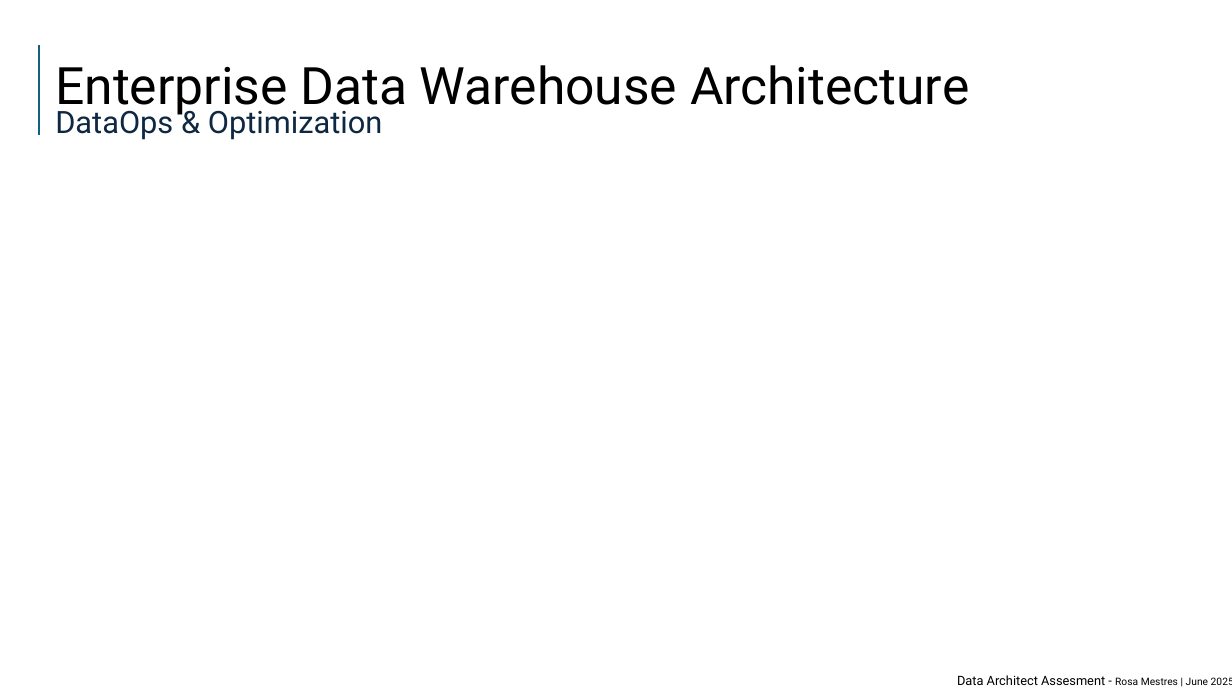
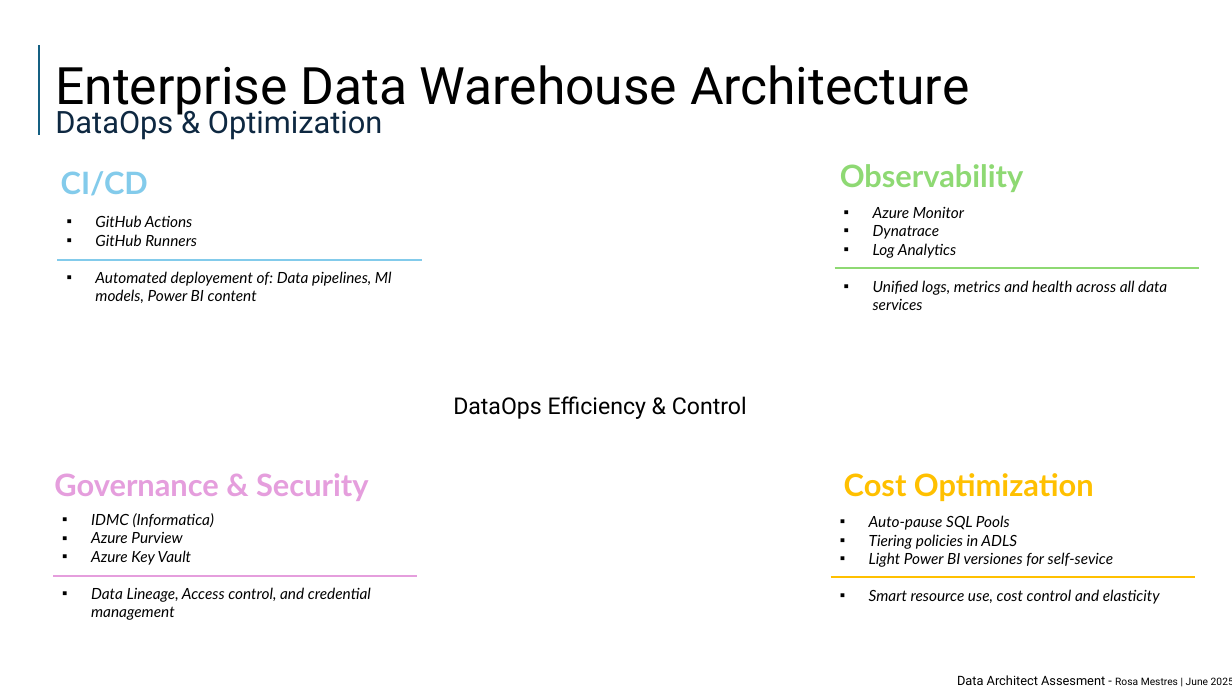
Before and after one commit to rmhuoc/etl_assesment, a slide deck: slide 8 of PyETL/ppt/data_architect_assesment_v1.pptx. Drawn at 1232x693 pixels with LibreOffice and Linux fonts; fonts in the diff are those of the drawing. Boxes give left, top, right and bottom in pixels: in the first picture for what was removed or moved away, otherwise in the second. Text is boxed around its words. In the diff, an @@ line names an element or a change of style, - is before the commit and + after.

```diff
--- a/PyETL/ppt/data_architect_assesment_v1.pptx
+++ b/PyETL/ppt/data_architect_assesment_v1.pptx
@@ text added at (x1=61, y1=171, x2=148, y2=196), 24 pt, text #83CBEB, bold @@
+CI/CD
@@ text added at (x1=840, y1=164, x2=1024, y2=192), 24 pt, text #8ED973, bold @@
+Observability
@@ text added at (x1=873, y1=207, x2=1167, y2=310), 12 pt, text #000000, italic @@
+▪ Azure Monitor
+▪ Dynatrace
+▪ Log Analytics
+▪ Unified logs, metrics and health across all data services
@@ text added at (x1=95, y1=215, x2=392, y2=303), 12 pt, text #000000, italic @@
+▪ GitHub Actions
+▪ GitHub Runners
+▪ Automated deployement of: Data pipelines, Ml models, Power BI content
@@ line added from (57, 260) to (421, 260), #83CBEB 1.5 pt @@
@@ line added from (835, 268) to (1199, 268), #8ED973 1.5 pt @@
@@ text added at (x1=453, y1=396, x2=747, y2=419), 18 pt, text #000000 @@
+DataOps Efficiency & Control
@@ text added at (x1=54, y1=473, x2=369, y2=501), 24 pt, text #E59EDD, bold @@
+Governance & Security
@@ text added at (x1=844, y1=473, x2=1094, y2=501), 24 pt, text #FFC000, bold @@
+Cost Optimization
@@ text added at (x1=91, y1=513, x2=371, y2=620), 12 pt, text #000000, italic @@
+▪ IDMC (Informatica)
+▪ Azure Purview
+▪ Azure Key Vault
+▪ Data Lineage, Access control, and credential management
@@ text added at (x1=869, y1=515, x2=1160, y2=604), 12 pt, text #000000, italic @@
+▪ Auto-pause SQL Pools
+▪ Tiering policies in ADLS
+▪ Light Power BI versiones for self-sevice
+▪ Smart resource use, cost control and elasticity
@@ line added from (54, 576) to (418, 576), #E59EDD 1.5 pt @@
@@ line added from (831, 577) to (1195, 577), #FFC000 1.5 pt @@
```
Also in this commit, not shown: 3 other slides changed, 15 other files.
